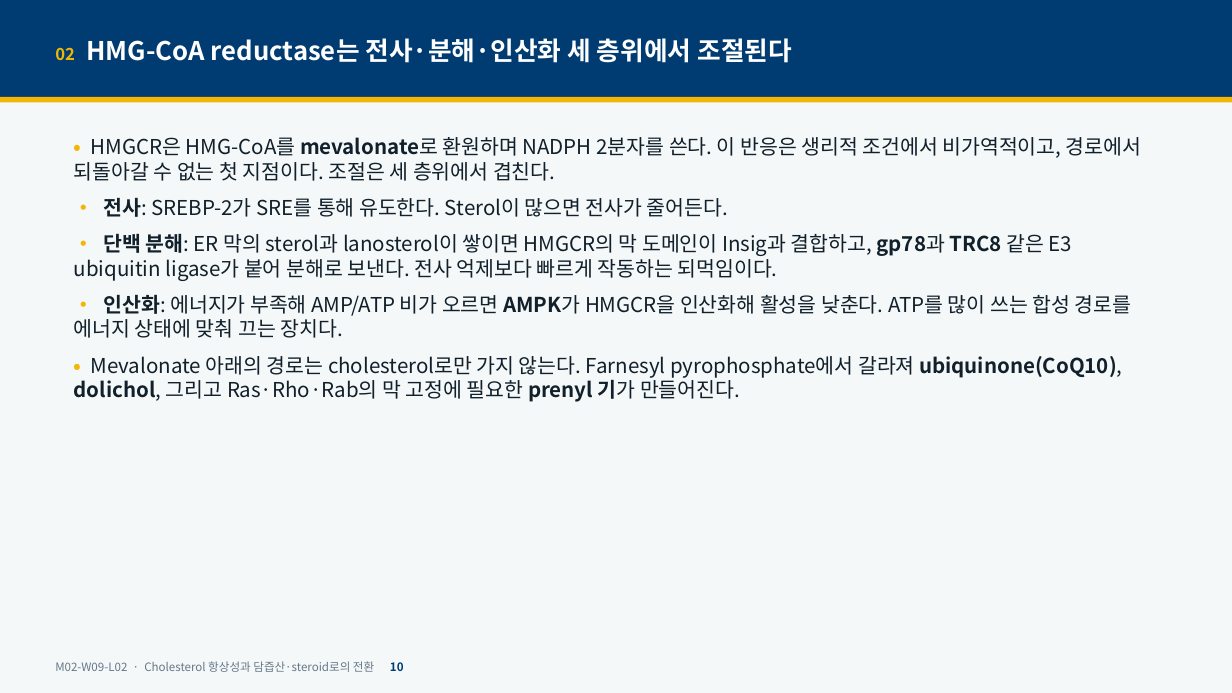
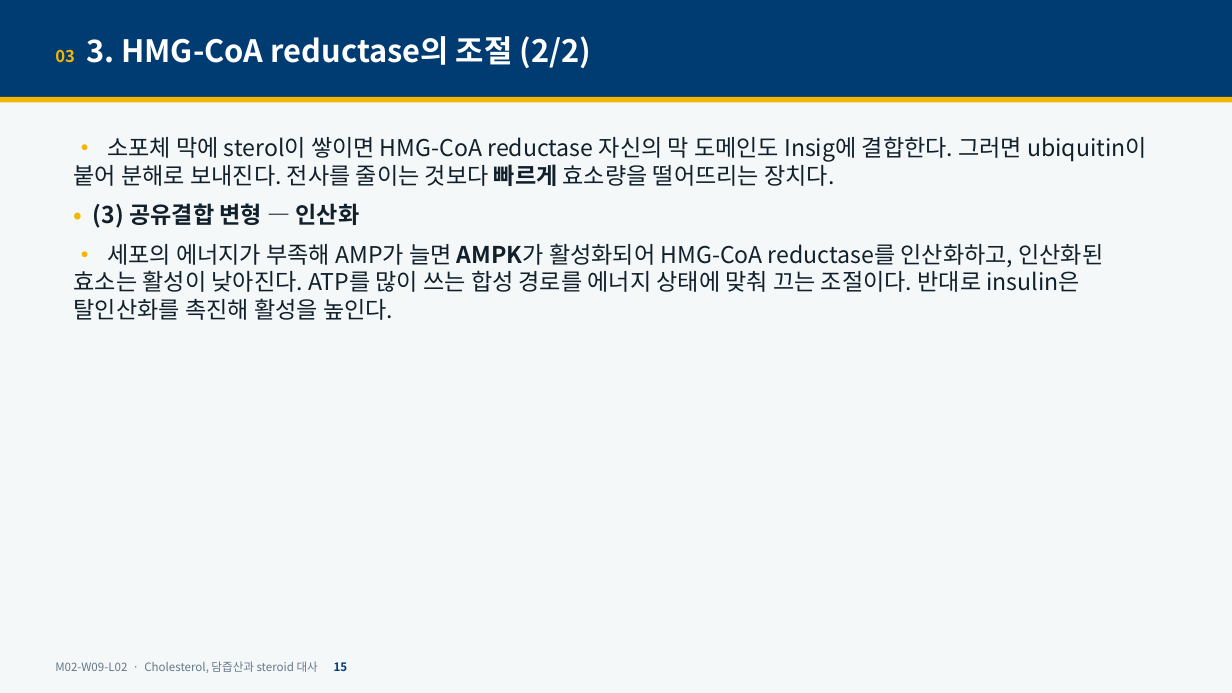
Before and after one commit to hoperiasd2/hoperiasd2.github.io, a slide deck: slide 15 of curriculum/M02/W09/L02/slides.pptx (slide 10 before the commit). Drawn at 1232x693 pixels with LibreOffice and Linux fonts; fonts in the diff are those of the drawing. Boxes give left, top, right and bottom in pixels: in the first picture for what was removed or moved away, otherwise in the second. Text is boxed around its words. In the diff, an @@ line names an element or a change of style, - is before the commit and + after.

```diff
--- a/curriculum/M02/W09/L02/slides.pptx
+++ b/curriculum/M02/W09/L02/slides.pptx
@@ text at (55, 36, 592, 68): text changed; size 20 to 24 pt @@
-02 HMG-CoA reductase는 전사·분해·인산화 세 층위에서 조절된다
+03 3. HMG-CoA reductase의 조절 (2/2)
@@ text at (74, 136, 1147, 320): text changed; size 16 to 18 pt @@
-• HMGCR은 HMG-CoA를 mevalonate로 환원하며 NADPH 2분자를 쓴다. 이 반응은 생리적 조건에서 비가역적이고, 경로에서 되돌아갈 수 없는 첫 지점이다. 조절은 세 층위에서 겹친다.
-• 전사: SREBP-2가 SRE를 통해 유도한다. Sterol이 많으면 전사가 줄어든다.
-• 단백 분해: ER 막의 sterol과 lanosterol이 쌓이면 HMGCR의 막 도메인이 Insig과 결합하고, gp78과 TRC8 같은 E3 ubiquitin ligase가 붙어 분해로 보낸다. 전사 억제보다 빠르게 작동하는 되먹임이다.
-• 인산화: 에너지가 부족해 AMP/ATP 비가 오르면 AMPK가 HMGCR을 인산화해 활성을 낮춘다. ATP를 많이 쓰는 합성 경로를 에너지 상태에 맞춰 끄는 장치다.
-• Mevalonate 아래의 경로는 cholesterol로만 가지 않는다. Farnesyl pyrophosphate에서 갈라져 ubiquinone(CoQ10), dolichol, 그리고 Ras·Rho·Rab의 막 고정에 필요한 prenyl 기가 만들어진다.
+• 소포체 막에 sterol이 쌓이면 HMG-CoA reductase 자신의 막 도메인도 Insig에 결합한다. 그러면 ubiquitin이 붙어 분해로 보내진다. 전사를 줄이는 것보다 빠르게 효소량을 떨어뜨리는 장치다.
+• (3) 공유결합 변형 — 인산화
+• 세포의 에너지가 부족해 AMP가 늘면 AMPK가 활성화되어 HMG-CoA reductase를 인산화하고, 인산화된 효소는 활성이 낮아진다. ATP를 많이 쓰는 합성 경로를 에너지 상태에 맞춰 끄는 조절이다. 반대로 insulin은 탈인산화를 촉진해 활성을 높인다.
@@ text at (55, 661, 348, 673): text changed @@
-M02-W09-L02 · Cholesterol 항상성과 담즙산·steroid로의 전환 10
+M02-W09-L02 · Cholesterol, 담즙산과 steroid 대사 15
```
Also in this commit, not shown: 32 other slides changed, 11 slides added, 10 slides removed, 10 other files.
